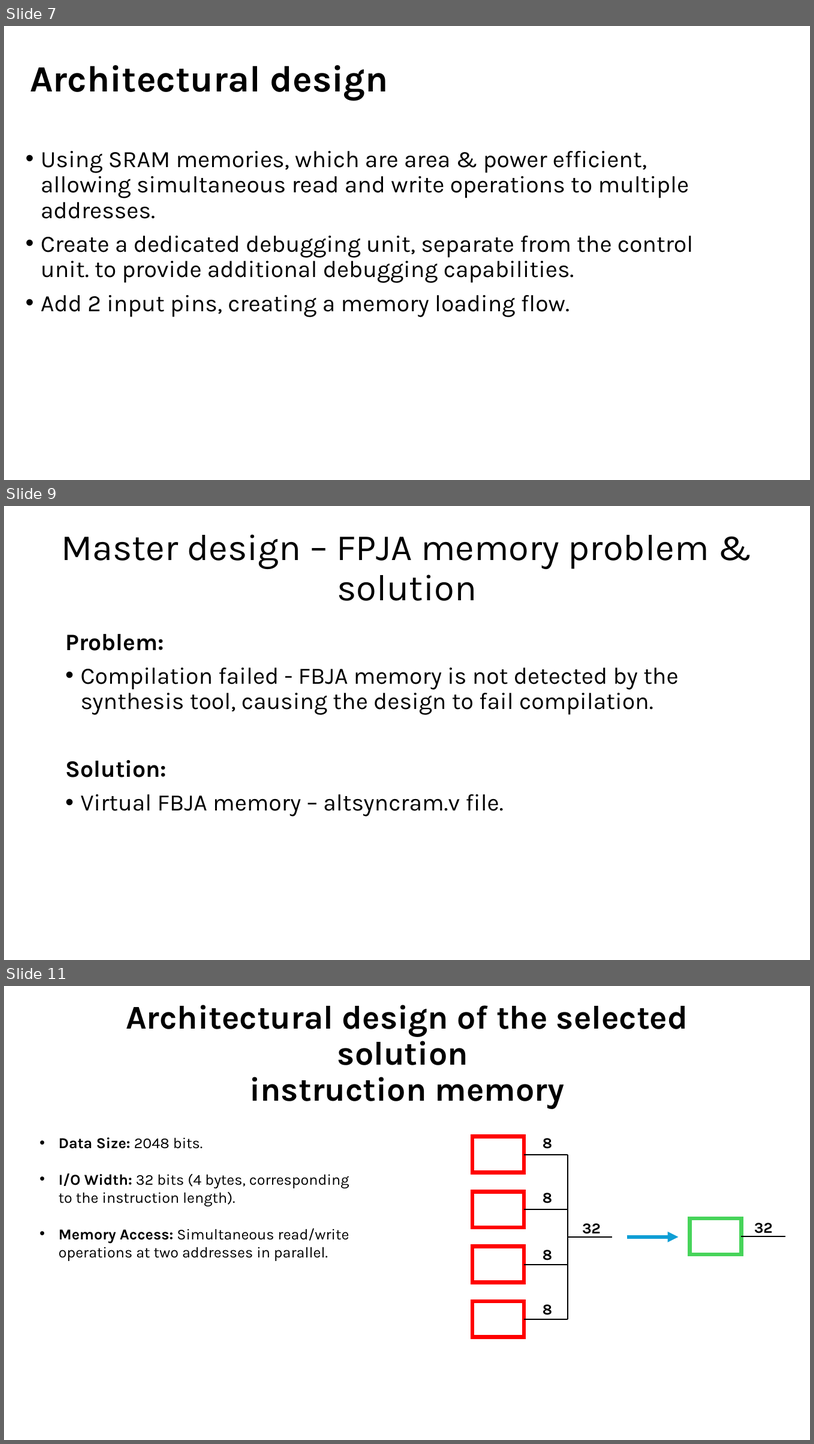
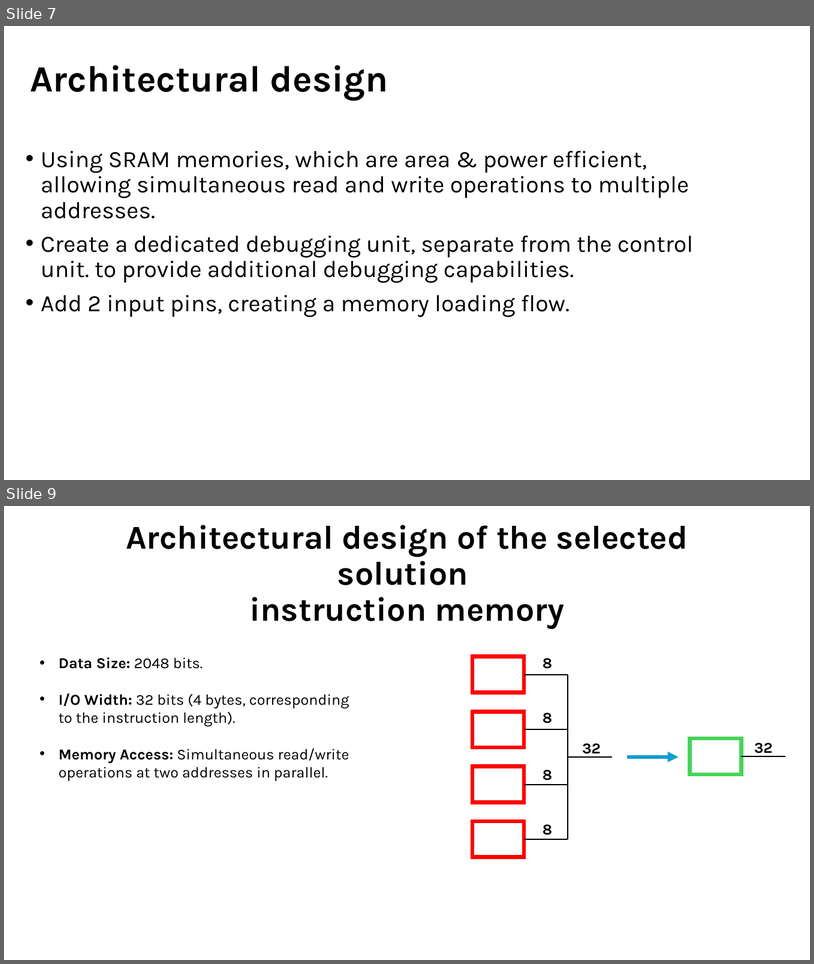
Before and after one commit to muhammad0bi/044169_project_B, a slide deck: Presintaions and Reports/Final presntaion VLSI.pptx. Shown one above the other, each under a label of ours: slides 7, 9 and 11 before the commit, slides 7 and 9 after it; the slides between them are not shown. The pictures are 814x1444 and 814x964 pixels, drawn with LibreOffice and Linux fonts; fonts in the diff are those of the drawing. Boxes give left, top, right and bottom in pixels: in the first picture for what was removed or moved away, otherwise in the second. Text is boxed around its words. In the diff, an @@ line names an element or a change of style, - is before the commit and + after.

```diff
--- a/Presintaions and Reports/Final presntaion VLSI.pptx
+++ b/Presintaions and Reports/Final presntaion VLSI.pptx
@@ slide 9 removed at bbox=[4, 506, 810, 960], background #FFFFFF @@
@@ title removed at bbox=[61, 534, 710, 601] @@
-Master design – FPJA memory problem & solution
@@ text removed at bbox=[65, 634, 678, 816] @@
-Problem:
-• Compilation failed - FBJA memory is not detected by the synthesis tool, causing the design to fail compilation.
-Solution:
-• Virtual FBJA memory – altsyncram.v file.
@@ what was slide 11 is now slide 9 @@
```
Also in this commit, not shown: 5 slides changed, 2 other slides removed.
